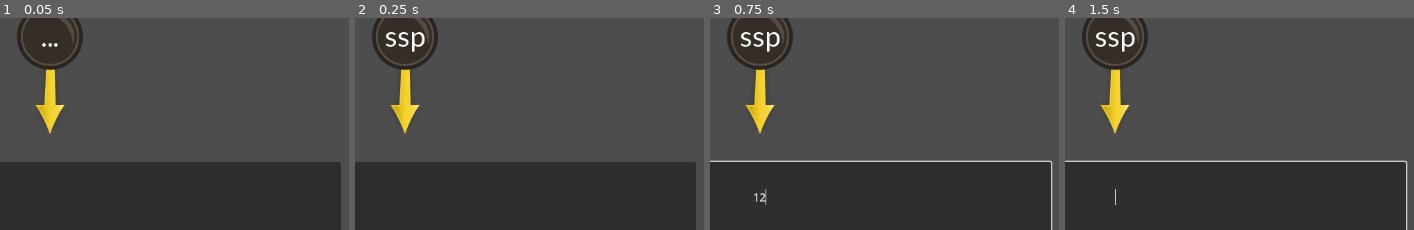
Above: before the commit, frames 1-4 (left to right).
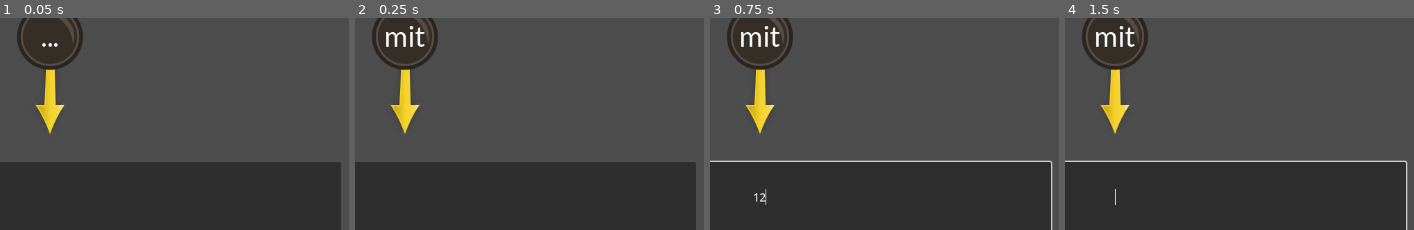
Above: after the commit, the same moments.

Repository: Rapidjonte/ordbomb
Game: Godot game, scene res://scenes/node_2d.tscn
Same seed, same stepped clock (60 frames per second), same inputs: the game is played once before the commit and once after it.
Inputs (mouse positions are % of the whole screen's width and height, from its top left):
- Up to frame 1 (0.05 s): no input
- Up to frame 2 (0.25 s): no input
- Up to frame 3 (0.75 s): click (57, 90) at 0.52 s; type "12" at 0.6 s
- Up to frame 4 (1.5 s): tap Enter at 1.25 s
The pictures show only the part of the screen within x 50-100%, y 48-97%; the shares and areas given below are measured in that part.

Frame 1 is identical in both runs. In frame 2, 0.6% of the frame differs, in the area x 8-21%, y 3-17%; in frame 3, 0.6%; in frame 4, 0.6%.

Commit message:
Add files via upload

Diff:
--- a/scenes/node_2d.tscn
+++ b/scenes/node_2d.tscn
@@ -11,8 +11,9 @@
 [ext_resource type="AudioStream" uid="uid://c48oopkmwwqkp" path="res://sfx/submit.wav" id="10_q1aei"]
 [ext_resource type="AudioStream" uid="uid://dtwl52v6ujftd" path="res://sfx/fail.wav" id="11_0syhh"]
 [ext_resource type="AudioStream" uid="uid://ct1xh1ibtm4t7" path="res://sfx/correct.wav" id="12_ae3pi"]
-[ext_resource type="AudioStream" uid="uid://chbjcdvxxch3n" path="res://sfx/type.wav" id="12_t4oya"]
+[ext_resource type="AudioStream" uid="uid://bsi1lmtf7jpod" path="res://sfx/type.wav" id="12_t4oya"]
 [ext_resource type="Script" path="res://scripts/network_manager.gd" id="13_14qf5"]
+[ext_resource type="AudioStream" uid="uid://cqfsr8mxhpj53" path="res://sfx/tick.wav" id="13_bewgs"]
 
 [sub_resource type="LabelSettings" id="LabelSettings_47wc6"]
 font = ExtResource("2_smvxa")
@@ -102,6 +103,10 @@
 stream = ExtResource("12_t4oya")
 volume_db = -8.432
 
+[node name="tick" type="AudioStreamPlayer" parent="."]
+stream = ExtResource("13_bewgs")
+volume_db = -8.432
+
 [node name="NetworkManager" type="Node" parent="."]
 script = ExtResource("13_14qf5")
 
--- a/scripts/bomb.gd
+++ b/scripts/bomb.gd
@@ -7,5 +7,5 @@
 
 
 # Called every frame. 'delta' is the elapsed time since the previous frame.
-func _process(delta):
-	pass
+#func _process(delta):
+	#pass
--- a/scripts/node_script.gd
+++ b/scripts/node_script.gd
@@ -6,7 +6,6 @@
 @onready var so = $so
 @onready var saob = $saob
 @onready var so_list = $new_char
-@onready var tick = $Tick
 
 var rätt = 0;
 var fel = 0;
@@ -24,17 +23,17 @@
 }
 
 func _input(event):
-	if event is InputEventKey and event.pressed and not event.echo:
+	if event is InputEventKey and event.pressed: #and not event.echo:
 		if event.unicode > 0:
-			$type.pitch_scale = float(len(lineedit.text))/12+1
+			$type.pitch_scale = float(len(lineedit.text))/24+1
 			$type.play()
 
 func _ready():
 	$ignite.play()
 	char_req()
 
-func _process(delta):
-	pass
+#func _process(delta):
+	#pass
 
 var char_response: String;
 
Not shown, changed: extension.txt
Not shown: 1 places in scenes/node_2d.tscn that only renumber resources
Not shown, changed: sfx/type.wav.import
Not shown, changed: sfx/type.wav
